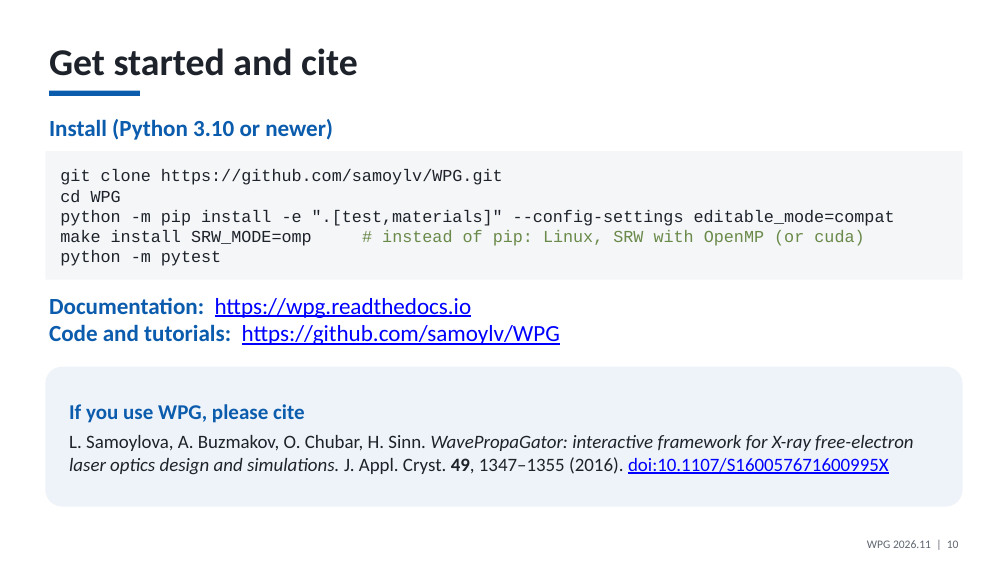
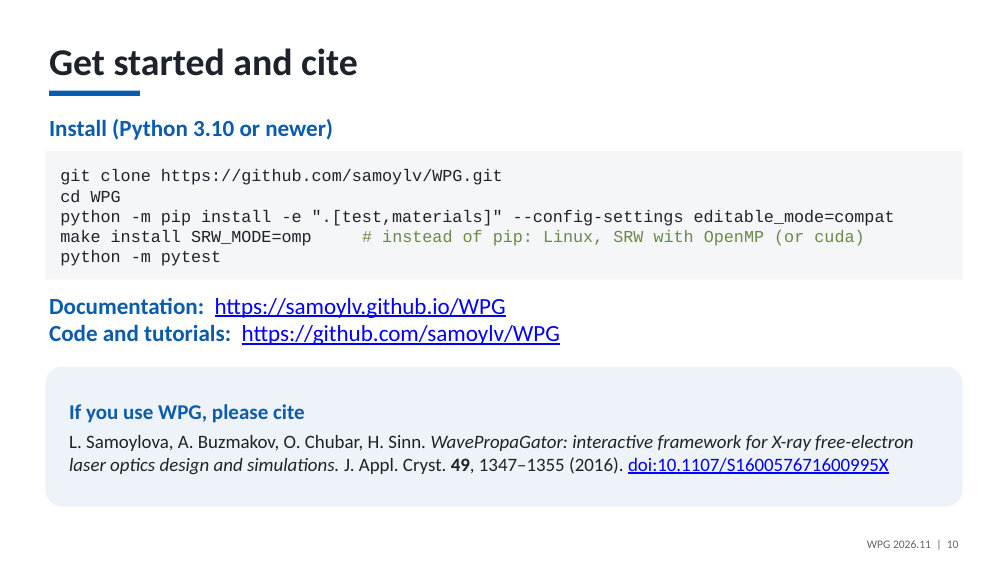
Before and after one commit to samoylv/WPG, a slide deck: slide 10 of docs/slides/WPG_2026.11.pptx. Drawn at 1008x567 pixels with LibreOffice and Linux fonts; fonts in the diff are those of the drawing. Boxes give left, top, right and bottom in pixels: in the first picture for what was removed or moved away, otherwise in the second. Text is boxed around its words. In the diff, an @@ line names an element or a change of style, - is before the commit and + after.

Commit message:
Documentation on GitHub Pages instead of Read the Docs
Read the Docs has not rebuilt the documentation since December 2019. The docs workflow builds
it with Sphinx on every push and pull request and publishes it from develop to
https://samoylv.github.io/WPG/. The theme stays sphinx_rtd_theme. Links in the README,
pyproject, slides and the summer school readme point to the new address. Fixed reST markup
errors in docstrings of materials, optical_elements and surface and in docs/wpg.rst.

```diff
--- a/docs/slides/WPG_2026.11.pptx
+++ b/docs/slides/WPG_2026.11.pptx
@@ text at <box>49,298,506,318</box>: text changed @@
-Documentation: https://wpg.readthedocs.io
+Documentation: https://samoylv.github.io/WPG
```
Also in this commit, not shown: 13 other files.
